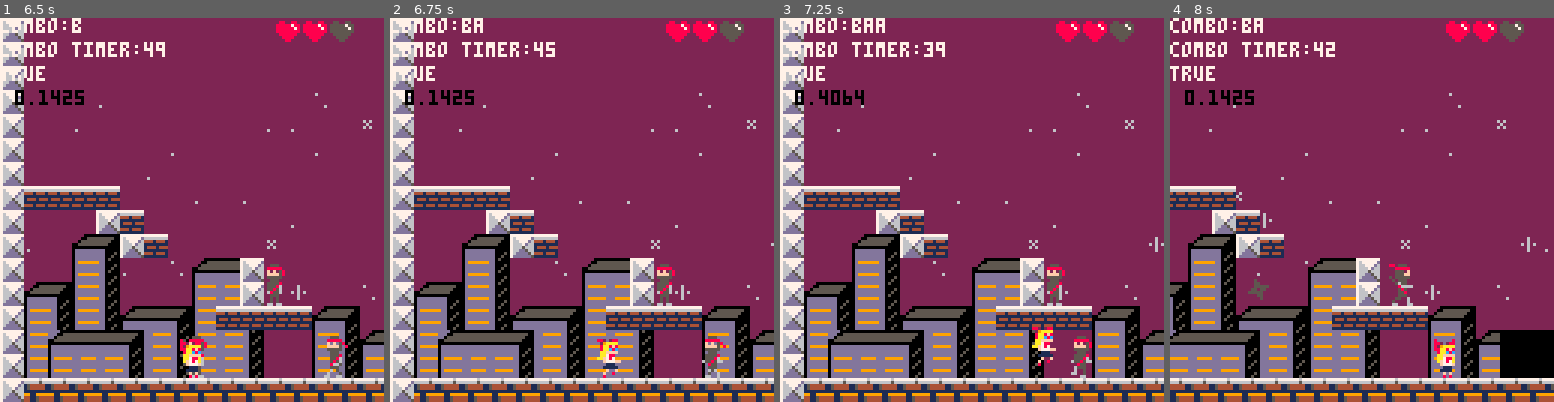
Above: before the commit, frames 1-4 (left to right).
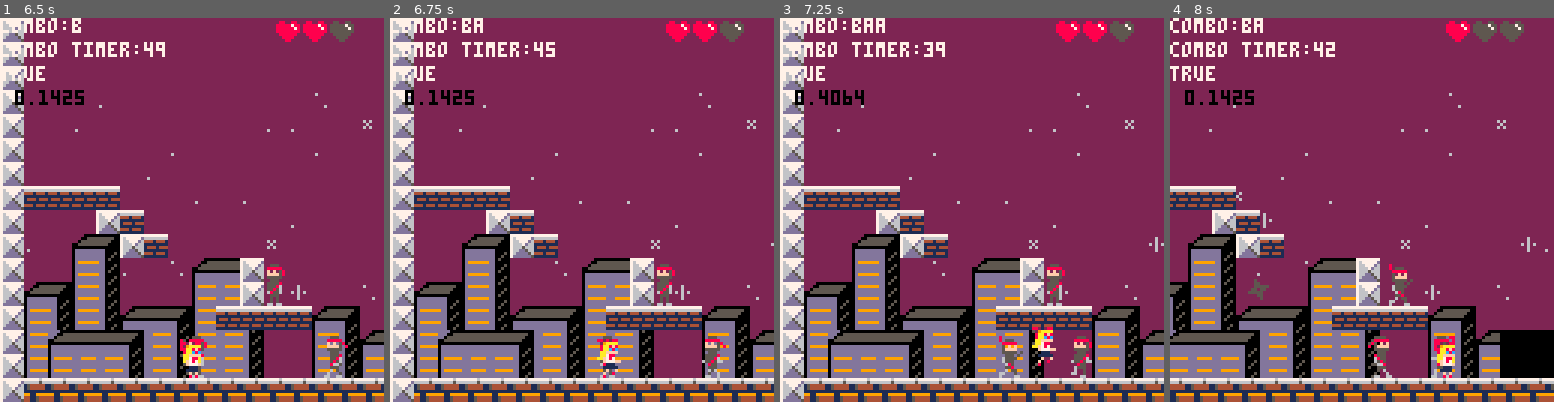
Above: after the commit, the same moments.

Repository: MarkNickerson/SailorV
Game: PICO-8 cartridge sailorv.p8
The game is run twice, just before and just after one commit, with the same random seed, the same clock (stepped at 60 frames per second) and the same inputs.
Inputs:
- Up to frame 1 (6.5 s): tap X (X key) at 0.33, 1.07, 1.85, 2.97, 4.08, 5.2, 6.32 s; tap O (Z key) at 0.7, 1.7, 2.1, 2.5, 2.9, 3.3, 3.7, 4.1, 4.5, 4.9, 5.3, 5.7, 6.1 s; hold Right 1.6-2.1 s; hold Up 2.15-2.42 s; hold Right 2.47-3.03 s; hold Left 3.08-3.58 s; hold Down 3.63-3.97 s; hold Right 4.02-4.68 s; hold Up 4.73-5.03 s; hold Left 5.08-5.68 s; hold Down 5.73-6.03 s; hold Right from 6.08 s (still down)
- Up to frame 2 (6.75 s): tap O (Z key) at 6.5 s; release Right at 6.58 s; hold Right from 6.63 s (still down)
- Up to frame 3 (7.25 s): tap O (Z key) at 6.9 s; release Right at 7.13 s; hold Up from 7.18 s (still down)
- Up to frame 4 (8 s): tap O (Z key) at 7.3, 7.7 s; tap X (X key) at 7.43 s; release Up at 7.45 s; hold Right from 7.5 s (still down)

Frame 1 is identical in both runs. In frame 2, less than 0.1% of the frame differs, in the area x 54-59%, y 82-94%; in frame 3, 0.3%; in frame 4, 1.1%, in the area x 51-86%, y 0-94%.

Commit message:
added punch knockback

Diff:
--- a/sailorv.p8
+++ b/sailorv.p8
@@ -300,9 +300,13 @@
         end
       end
     elseif obj1.tag == 2 then
-      if((f.y <= obj2.y+4) and (f.y >= obj2.y-18)) and ((f.x <= obj2.x+8) and (f.x >= obj2.x-8)) then
-
-        del(obj1, f)
+      if((f.y <= obj2.y+8) and (f.y >= obj2.y-8)) and ((f.x <= obj2.x+8) and (f.x >= obj2.x-8)) then
+        if actor.flp == true then
+            f.x -= 6.5
+            else
+        f.x += 6.5
+        end
+        --del(obj1, f)
       end
     end
       --sound effect
